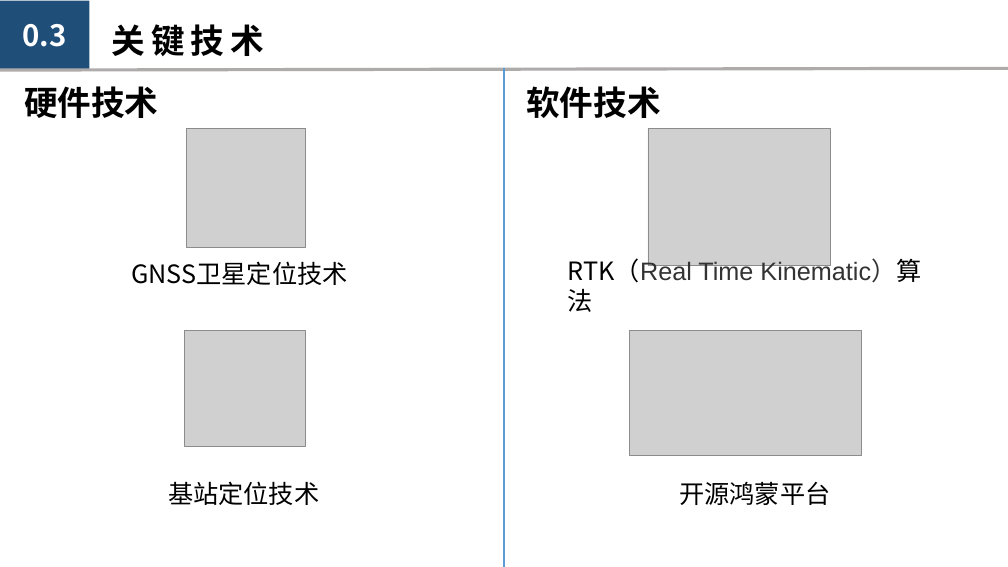
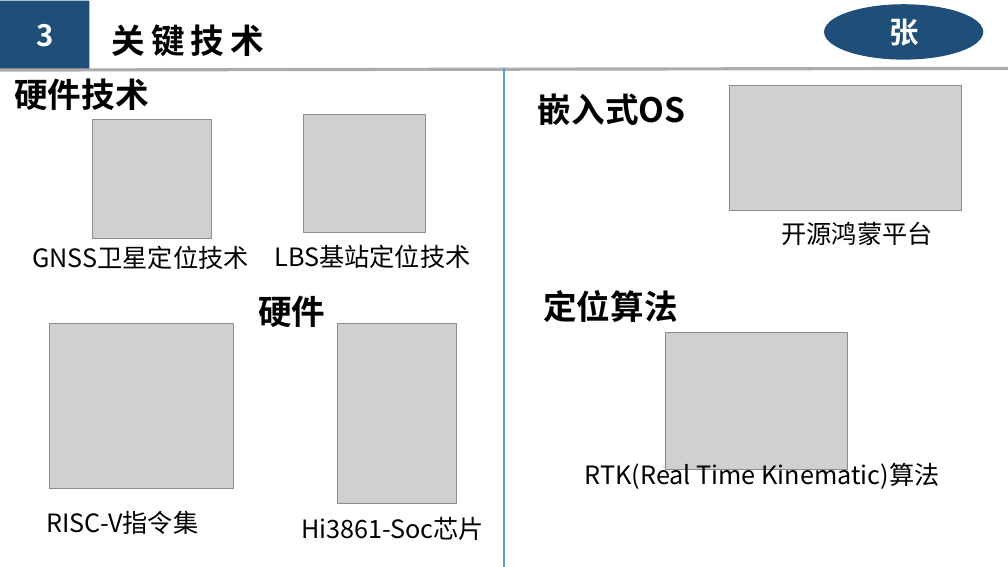
Before and after one commit to kashima19960/ppt-summary, a slide deck: slide 7 of summary/lastest_version/室外定位—项目计划汇报.pptx (slide 5 before the commit). Drawn at 1008x567 pixels with LibreOffice and Linux fonts; fonts in the diff are those of the drawing; grey boxes stand for pictures. Boxes give left, top, right and bottom in pixels: in the first picture for what was removed or moved away, otherwise in the second. Text is boxed around its words. In the diff, an @@ line names an element or a change of style, - is before the commit and + after.

```diff
--- a/summary/lastest_version/室外定位—项目计划汇报.pptx
+++ b/summary/lastest_version/室外定位—项目计划汇报.pptx
@@ text in rectangle at (x1=36, y1=24, x2=53, y2=47): text changed @@
-0.3
+3
@@ ellipse added at (x1=824, y1=5, x2=984, y2=60), fill #1F4E79, 28 pt, text #FFFFFF, bold @@
+张
@@ text "硬件技术" moved from (x1=24, y1=86, x2=158, y2=118) to (x1=14, y1=78, x2=148, y2=110) @@
@@ text removed at (x1=526, y1=86, x2=660, y2=118) @@
-软件技术
@@ picture moved from (x1=629, y1=330, x2=862, y2=455) to (x1=729, y1=85, x2=962, y2=210) @@
@@ picture moved from (x1=187, y1=129, x2=306, y2=247) to (x1=93, y1=119, x2=212, y2=238) @@
@@ picture moved from (x1=185, y1=330, x2=306, y2=446) to (x1=304, y1=114, x2=426, y2=232) @@
@@ text added at (x1=538, y1=93, x2=686, y2=125), 32 pt, text #000000, bold @@
+嵌入式OS
@@ text "GNSS卫星定位技术" moved from (x1=131, y1=261, x2=347, y2=285) to (x1=32, y1=245, x2=248, y2=269) @@
@@ text "开源鸿蒙平台" moved from (x1=679, y1=481, x2=830, y2=505) to (x1=782, y1=221, x2=933, y2=245) @@
@@ text added at (x1=274, y1=244, x2=470, y2=268), 24 pt, text #000000 @@
+LBS基站定位技术
@@ text added at (x1=258, y1=295, x2=325, y2=327), 32 pt, text #000000, bold @@
+硬件
@@ text added at (x1=543, y1=290, x2=677, y2=322), 32 pt, text #000000, bold @@
+定位算法
@@ picture added at (x1=49, y1=324, x2=234, y2=489) @@
@@ picture added at (x1=338, y1=324, x2=457, y2=504) @@
@@ picture moved from (x1=648, y1=129, x2=830, y2=265) to (x1=665, y1=332, x2=848, y2=469) @@
@@ text at (x1=585, y1=458, x2=940, y2=491): text changed; font Arial to Noto Sans CJK SC; text colour #333333 to #000000 @@
-RTK（Real Time Kinematic）算法
+RTK(Real Time Kinematic)算法
@@ text removed at (x1=168, y1=481, x2=319, y2=505) @@
-基站定位技术
@@ text added at (x1=46, y1=510, x2=198, y2=534), 24 pt, text #000000 @@
+RISC-V指令集
@@ text added at (x1=301, y1=516, x2=484, y2=540), 24 pt, text #000000 @@
+Hi3861-Soc芯片
```
Also in this commit, not shown: 8 other slides changed, 7 slides added, 10 slides removed, 1 other file.
